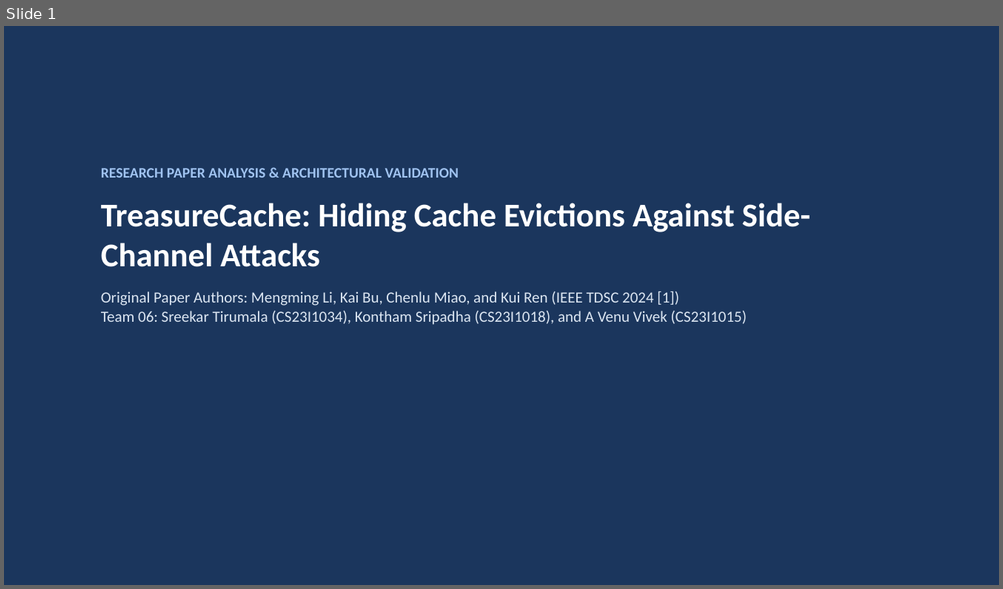
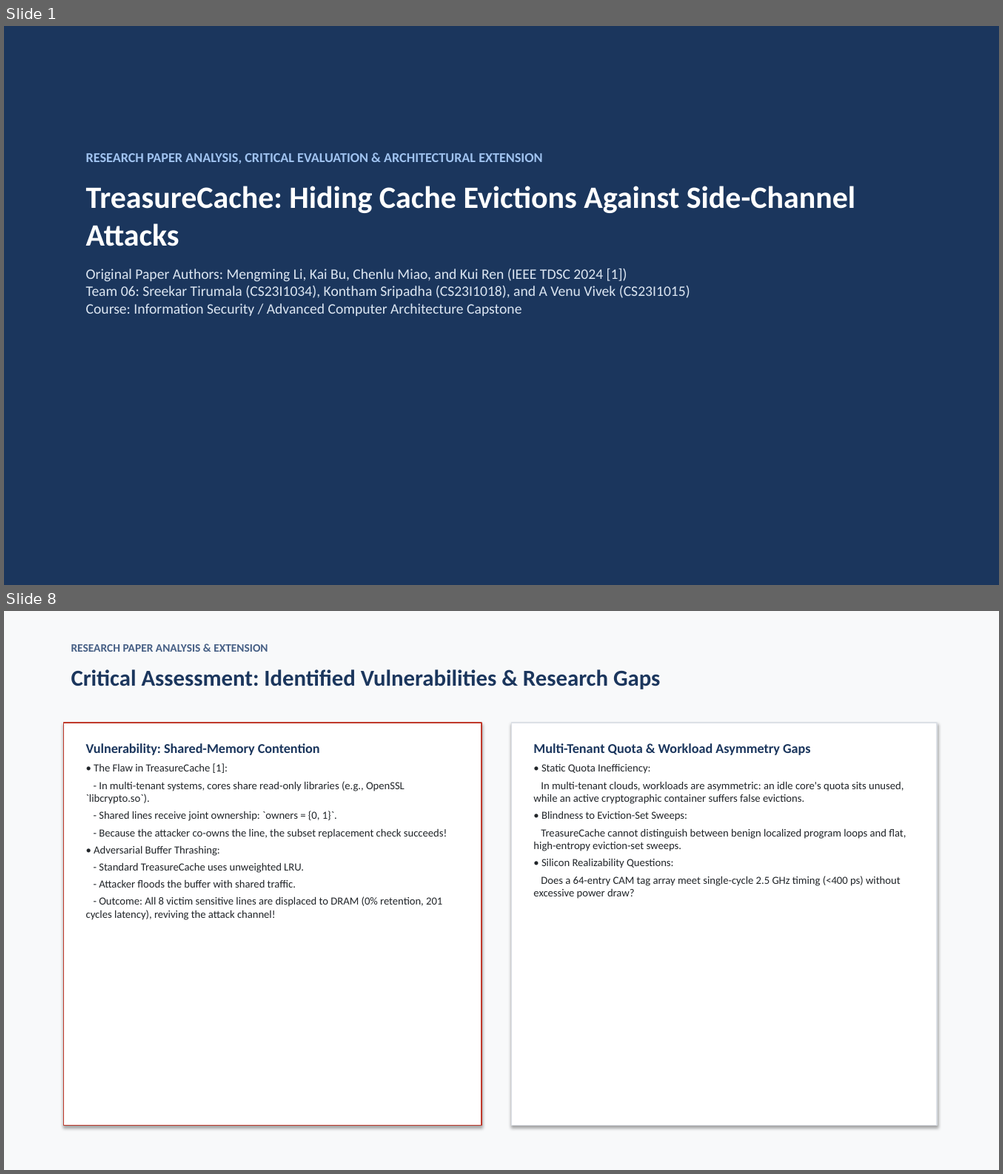
Before and after one commit to Sripadh16/IS-project, a slide deck: TreasureCache_Presentation.pptx. Shown one above the other, each under a label of ours: slide 1 before the commit, slides 1 and 8 after it; the slides between them are not shown. The pictures are 1003x589 and 1003x1174 pixels, drawn with LibreOffice and Linux fonts; fonts in the diff are those of the drawing. Boxes give left, top, right and bottom in pixels: in the first picture for what was removed or moved away, otherwise in the second. Text is boxed around its words. In the diff, an @@ line names an element or a change of style, - is before the commit and + after.

Commit message:
Complete course review package: Master Technical Report (.docx & .pdf), 20-slide professional deck (.pptx & .pdf), 5 publication figures, Ada-EHB+ engine, RTL and formal verification

```diff
--- a/TreasureCache_Presentation.pptx
+++ b/TreasureCache_Presentation.pptx
@@ slide 8 added at [4, 611, 999, 1170], background #F8F9FA @@
@@ text added at [71, 644, 267, 652], 11 pt, text #465F85, bold @@
+RESEARCH PAPER ANALYSIS & EXTENSION
@@ text added at [71, 669, 660, 689], 22 pt, text #1B365D, bold @@
+Critical Assessment: Identified Vulnerabilities & Research Gaps
@@ rectangle added at [64, 723, 481, 1126], fill #FFFFFF, outline #C0392B 1 pt @@
@@ text added at [86, 743, 447, 920], 10.5 pt, text #212529 @@
+Vulnerability: Shared-Memory Contention
+• The Flaw in TreasureCache [1]:
+- In multi-tenant systems, cores share read-only libraries (e.g., OpenSSL `libcrypto.so`).
+- Shared lines receive joint ownership: `owners = {0, 1}`.
+- Because the attacker co-owns the line, the subset replacement check succeeds!
+• Adversarial Buffer Thrashing:
+- Standard TreasureCache uses unweighted LRU.
+- Attacker floods the buffer with shared traffic.
+- Outcome: All 8 victim sensitive lines are displaced to DRAM (0% retention, 201 cycles latency), reviving the attack channel!
@@ rectangle added at [512, 723, 936, 1126], fill #FFFFFF, outline #DCE0E6 1 pt @@
@@ text added at [533, 743, 905, 899], 10.5 pt, text #212529 @@
+Multi-Tenant Quota & Workload Asymmetry Gaps
+• Static Quota Inefficiency:
+In multi-tenant clouds, workloads are asymmetric: an idle core's quota sits unused, while an active cryptographic container suffers false evictions.
+• Blindness to Eviction-Set Sweeps:
+TreasureCache cannot distinguish between benign localized program loops and flat, high-entropy eviction-set sweeps.
+• Silicon Realizability Questions:
+Does a 64-entry CAM tag array meet single-cycle 2.5 GHz timing (<400 ps) without excessive power draw?
@@ slide 1 changed as well @@
@@ text "RESEARCH PAPER ANALYSIS, CRITICAL EVALUATION ...": place and size @@
-text "RESEARCH PAPER ANALYSIS, CRITICAL EVALUATION ..." at [101, 168, 810, 325]
+text "RESEARCH PAPER ANALYSIS, CRITICAL EVALUATION ..." at [86, 153, 855, 316]
@@ text at [86, 153, 542, 164]: text changed; size 14 to 13 pt @@
-RESEARCH PAPER ANALYSIS & ARCHITECTURAL VALIDATION
+RESEARCH PAPER ANALYSIS, CRITICAL EVALUATION & ARCHITECTURAL EXTENSION
@@ text at [86, 186, 855, 247]: size 32 to 30 pt in "TreasureCache: Hiding Cache Evictions Against Side-Channel A ..."; less space between paragraphs @@
@@ text at [86, 269, 690, 316]: text changed; size 15 to 14 pt @@
-Original Paper Authors: Mengming Li, Kai Bu, Chenlu Miao, and Kui Ren (IEEE TDSC 2024 [1])
-Team 06: Sreekar Tirumala (CS23I1034), Kontham Sripadha (CS23I1018), and A Venu Vivek (CS23I1015)
+Original Paper Authors: Mengming Li, Kai Bu, Chenlu Miao, and Kui Ren (IEEE TDSC 2024 [1])
+Team 06: Sreekar Tirumala (CS23I1034), Kontham Sripadha (CS23I1018), and A Venu Vivek (CS23I1015)
+Course: Information Security / Advanced Computer Architecture Capstone
```
Also in this commit, not shown: 3 other slides changed, 15 other slides added, 11 slides removed, 12 other files.
